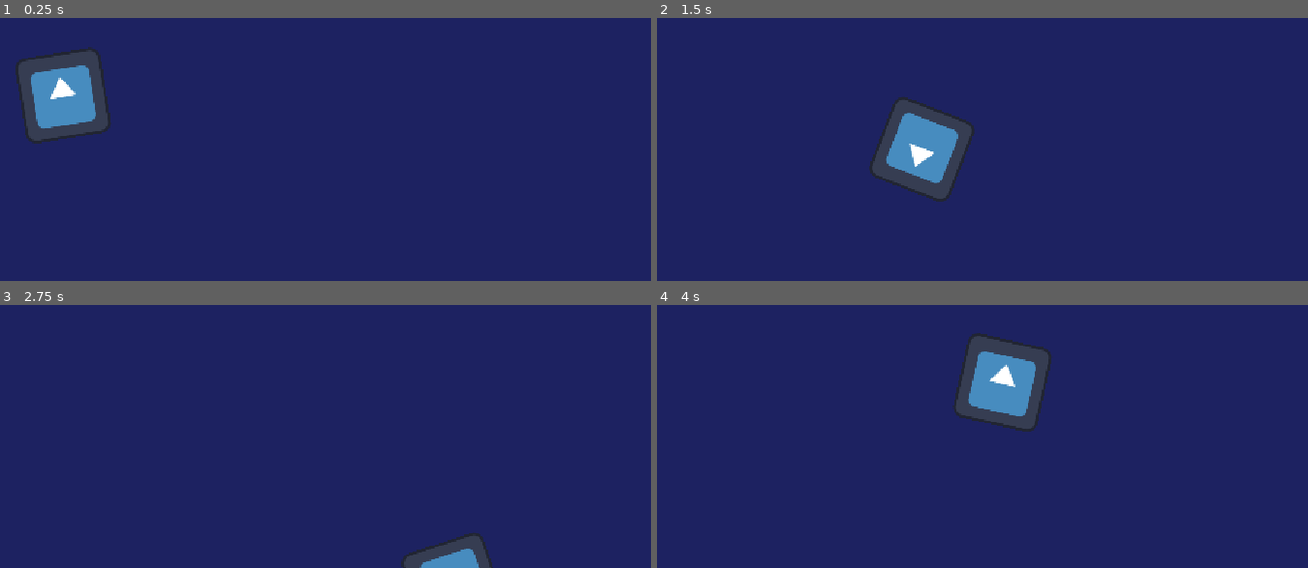
Above: before the commit, frames 1-4 (two rows, left to right).
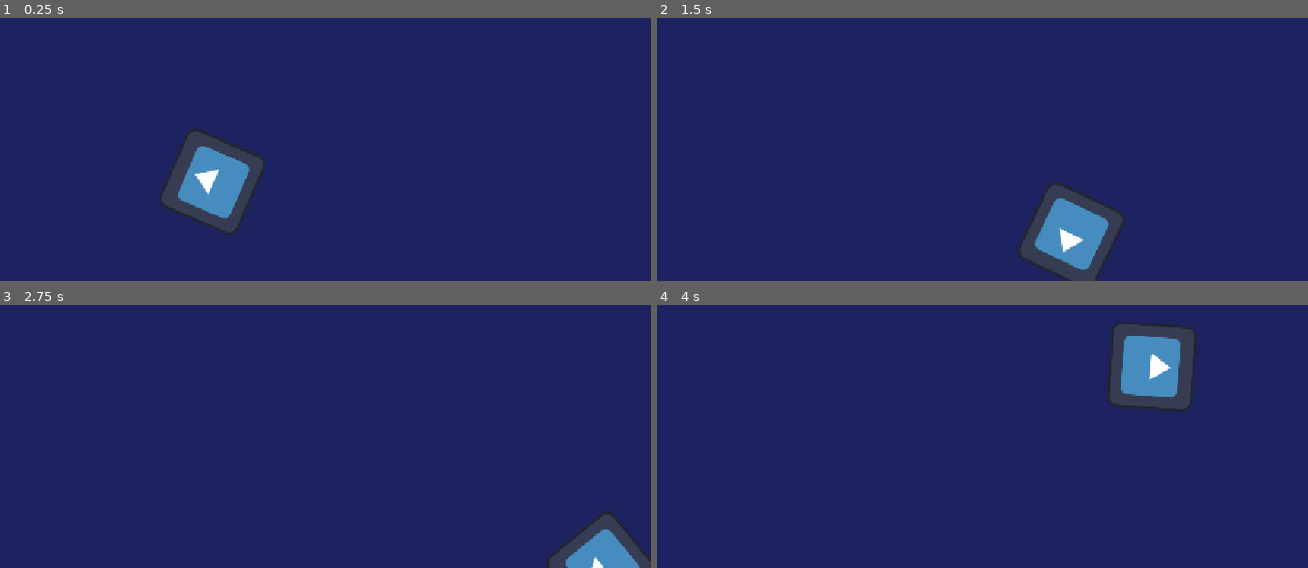
Above: after the commit, the same moments.

Repository: TheSalsaPenguin/King-of-the-hill
Game: Godot game, scene res://Scenes/Game.tscn
Two runs of this game, one before a commit and one after it. Both use one fixed random seed, a clock stepped at 60 frames per second and the inputs below. The engine's default icon, where the game draws it, is replaced by a stand-in: a white triangle on a blue panel in a dark square.
Inputs (mouse positions are in pixels of both pictures, inside the frame that each line leads up to):
- Up to frame 1 (0.25 s): no input
- Up to frame 2 (1.5 s): tap Enter at 0.5 s; move the mouse to (1093, 41) at 0.52 s; hold Right (Move_Right) 0.53-1.28 s; tap Alt at 0.6 s; click (1093, 41) at 0.67 s; move the mouse to (767, 86) at 1.27 s; hold Down (Move_Down) from 1.28 s (still down); tap Shift at 1.35 s
- Up to frame 3 (2.75 s): move the mouse to (outside the picture) at 2.02 s; release Down (Move_Down) at 2.03 s; hold Right (Move_Right) from 2.03 s (still down); tap Alt at 2.1 s
- Up to frame 4 (4 s): move the mouse to (884, 436) at 2.77 s; release Right (Move_Right) at 2.78 s; hold Up (Move_Up) 2.78-3.53 s; tap Shift at 2.85 s; click (884, 436) at 2.92 s; move the mouse to (1151, 415) at 3.52 s; hold Left (Move_Left) from 3.53 s (still down); tap Alt at 3.6 s

The runs differ from the first frame. In frame 1, 8.5% of the frame differs, in the area x 2-41%, y 11-83%; in frame 2, 8.4%; in frame 3, 3.4%; in frame 4, 8.5%, in the area x 45-84%, y 6-49%.

Commit message:
Character no longer spawns a 0, 0

Diff:
--- a/Scripts/character_body_2d.gd
+++ b/Scripts/character_body_2d.gd
@@ -1,8 +1,10 @@
 extends CharacterBody2D
 
 @export var speed = 400
+@onready var screen_size = get_viewport_rect().size
 
-
+func _ready():
+	position = Vector2(500, 500)
 func _physics_process(delta: float) -> void:
 	look_at(get_global_mouse_position())
 
@@ -11,3 +13,5 @@
 	velocity = speed * direction
 
 	move_and_slide()
+
+	position = position.clamp(Vector2.ZERO, screen_size)
--- a/project.godot
+++ b/project.godot
@@ -63,4 +63,5 @@
 [rendering]
 
 rendering_device/driver.windows="d3d12"
+renderer/rendering_method="gl_compatibility"
 environment/defaults/default_clear_color=Color(0.114267804, 0.1338515, 0.3826894, 1)
